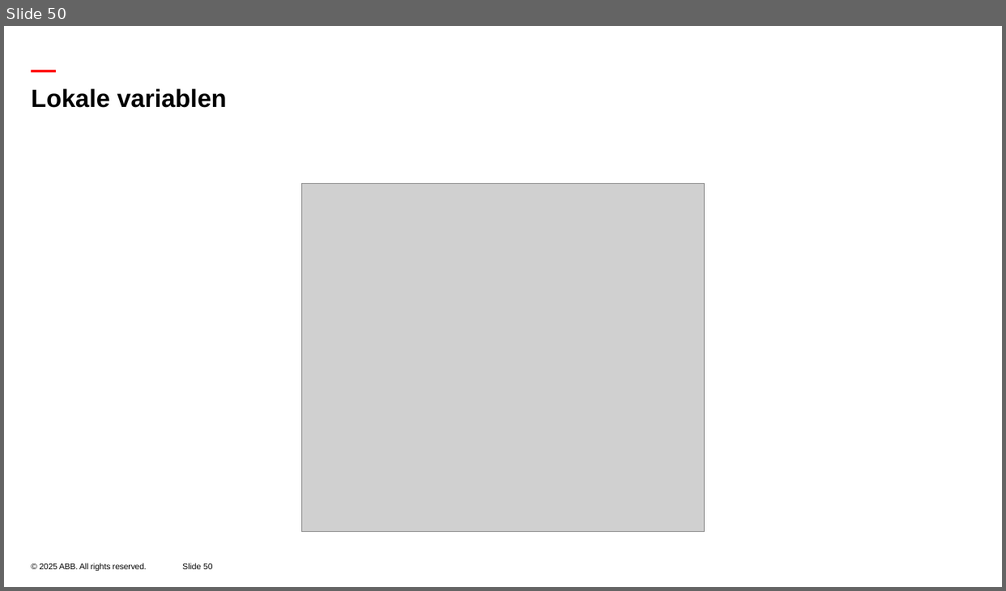
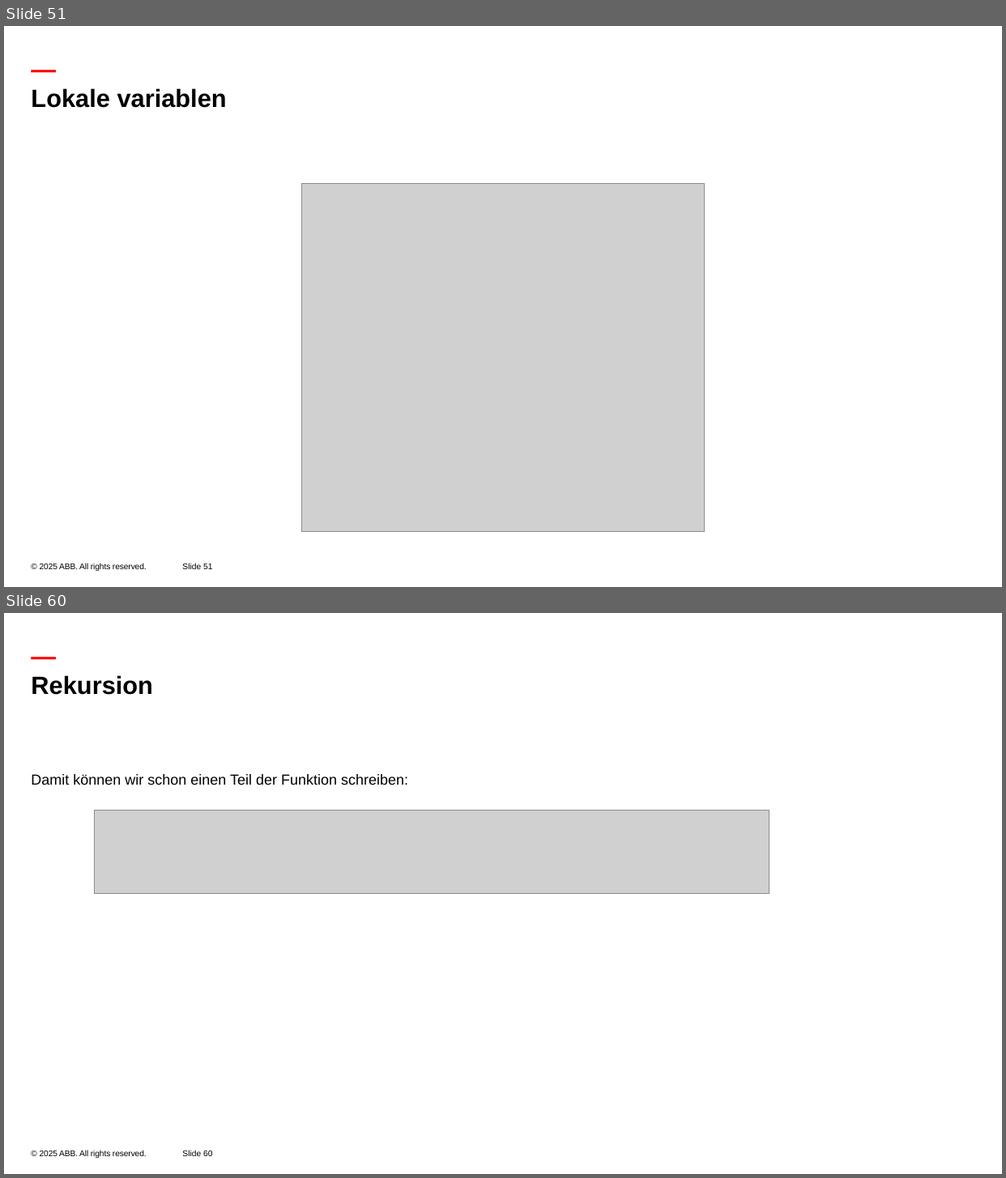
Before and after one commit to luisEM2/Programmieren-Vorpraktikum, a slide deck: 3 Zahlen.pptx. Shown one above the other, each under a label of ours: slide 50 before the commit, slides 51 and 60 after it; the slides between them are not shown. The pictures are 1006x591 and 1006x1178 pixels, drawn with LibreOffice and Linux fonts; fonts in the diff are those of the drawing; grey boxes stand for pictures; background and template pictures are left out. Boxes give left, top, right and bottom in pixels: in the first picture for what was removed or moved away, otherwise in the second. Text is boxed around its words. In the diff, an @@ line names an element or a change of style, - is before the commit and + after.

```diff
--- a/3 Zahlen.pptx
+++ b/3 Zahlen.pptx
@@ slide 60 added at (4, 613, 1002, 1174), background #FFFFFF; not listed: 3 template elements that a slide beside it also shows @@
@@ title added at (31, 675, 153, 695), 24 pt, text #000000, bold @@
+Rekursion
@@ text added at (31, 774, 408, 785), 14 pt, text #000000 @@
+Damit können wir schon einen Teil der Funktion schreiben:
@@ picture added at (95, 811, 769, 894) @@
@@ what was slide 50 is now slide 51 @@
@@ page number at (182, 564, 212, 570): text changed @@
-Slide 50
+Slide 51
```
Also in this commit, not shown: 2 slides changed, 11 other slides added, 15 other files.
